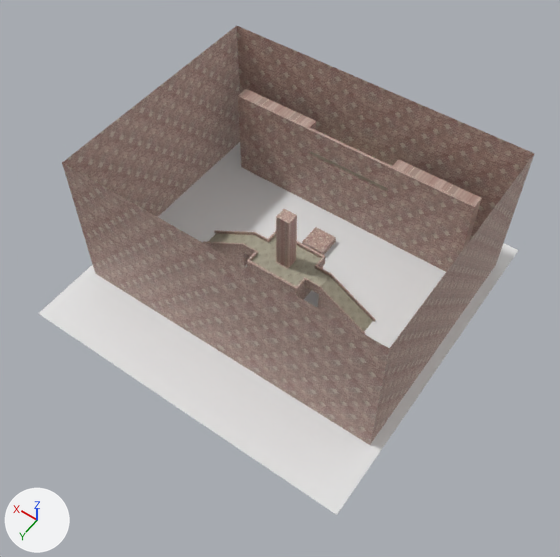
The Blender file IndiaPro/IndiaPro.blend as it was, and as the next commit left it.
The view is the same before and after, from a camera (50 mm lens) standing at (-63.3, 87.2, 142.7) and looking at (-3.8, 3.9, 11.8). The lights are fixed; the arrows at lower left show +X, +Y and +Z.
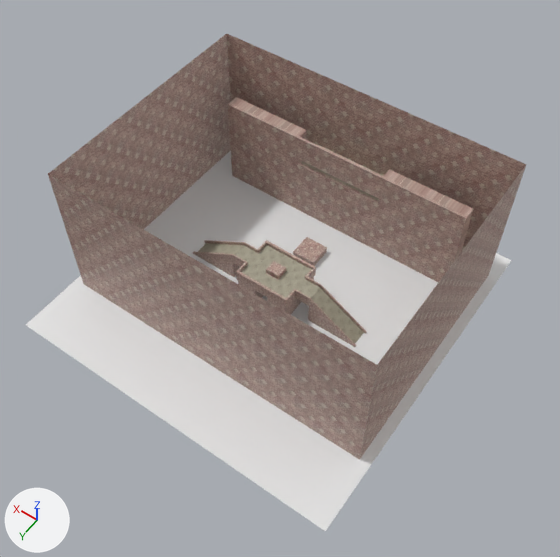
Location of each change, [x1, y1, x2, y2] in pixels of the pictures (560 x 557 px):
'Plane.001', moved: before [62, 26, 535, 445]; after [48, 34, 526, 460]
'Plane', moved: before [38, 142, 518, 515]; after [26, 150, 511, 531]
'Cube', reshaped, moved (14% shorter): before [203, 209, 375, 334]; after [193, 240, 366, 347]
part 1 of me_cube, cut back: before [276, 209, 297, 268]; after [266, 261, 286, 279]

The change in detail:
me_cube is used by ob_cube; location (0.0, -3.9, 0.0).
Verts and faces of me_cube; kept vertices keep their numbers, new ones are numbered from 76.
Before the commit, vertices of me_cube: 0 (1.7, 0.0, 7.3), 12 (0.0, 0.0, 7.3), 39 (1.7, 1.5, 7.3) at pixel (276, 261), 43 (0.0, 1.5, 7.3) at pixel (282, 264), 72 (1.7, 0.0, 22.2) at pixel (280, 212).
Before the commit, vertices of me_cube: 73 (0.0, 0.0, 22.2) at pixel (286, 215), 74 (1.7, 1.5, 22.2) at pixel (276, 216), 75 (0.0, 1.5, 22.2) at pixel (282, 220).
me_cube had 76 vertices, 61 faces and spanned x 0.0..22.8, y 0.0..5.7, z -1.0..22.2.
me_cube now has 75 vertices, 59 faces and spans x 0.0..22.8, y 0.0..5.7, z -1.0..8.5.
Part 1, on me_cube:
Vertices deleted: 12, 72 to 75 (with the faces that use them).
New vertices 76, 77, 78 stand at vertices 0, 39, 43, in that order, plus (0.0, 0.0, 1.2).
New vertex 79 is at (0.0, 0.0, 8.5), pixel (276, 268).
New faces: (76, 77, 78, 79), (39, 43, 78, 77), (0, 39, 77, 76) (mat_wall (picture img_bricks_jpg)).
Object 'Plane' (ob_plane) moves from (0.0, -3.9, 0.0) to (0.0, 0.0, 0.0).
Object 'Cube' (ob_cube) moves from (0.0, -3.9, 0.0) to (0.0, 0.0, 0.0).
Object 'Plane.001' (ob_plane_001) moves from (0.0, 0.2, 0.0) to (0.0, 4.0, 0.0).
